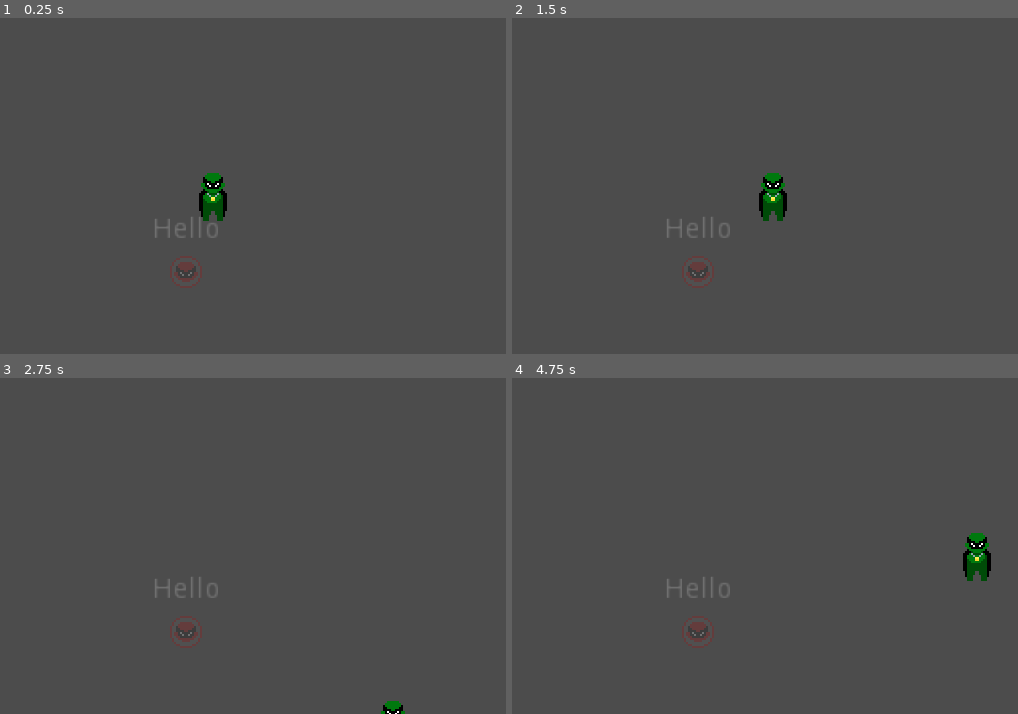
Above: before the commit, frames 1-4 (two rows, left to right).
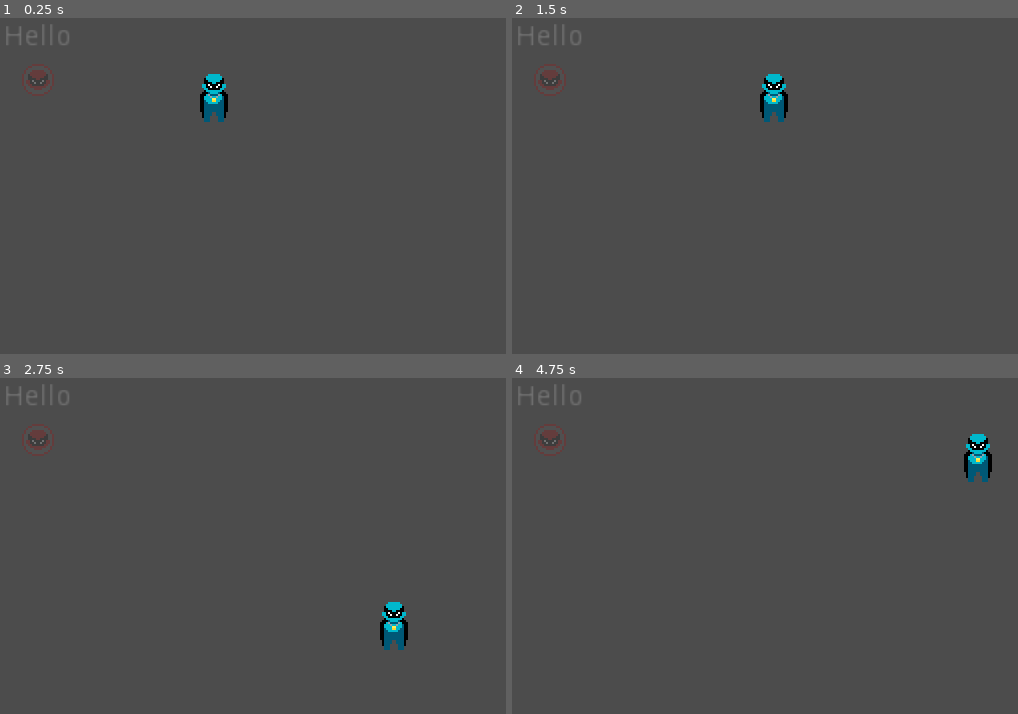
Above: after the commit, the same moments.

Repository: PiloucK/Godotproject
Game: Godot game, scene res://MainScene.tscn
Two runs of this game, one before a commit and one after it. Both use one fixed random seed, a clock stepped at 60 frames per second and the inputs below. The engine's default icon, where the game draws it, is replaced by a stand-in: a white triangle on a blue panel in a dark square.
Inputs (mouse positions are in pixels of both pictures, inside the frame that each line leads up to):
- Up to frame 1 (0.25 s): no input
- Up to frame 2 (1.5 s): click (outside the picture) at 0.52 s; tap Enter at 1.25 s; hold Right (ui_right) from 1.28 s (still down); hold Space (ui_select) from 1.28 s (still down)
- Up to frame 3 (2.75 s): release Right (ui_right) at 2.03 s; release Space (ui_select) at 2.03 s; hold Down (ui_down) from 2.03 s (still down); tap Space (ui_select) at 2.1, 2.27, 2.57 s
- Up to frame 4 (4.75 s): release Down (ui_down) at 2.78 s; hold Right (ui_right) 2.78-3.53 s; hold Space (ui_select) 2.78-3.53 s; hold Up (ui_up) 3.53-4.28 s; tap Space (ui_select) at 3.6, 3.77, 4.07, 4.25 s; hold Left (ui_left) from 4.28 s (still down); hold Space (ui_select) from 4.28 s (still down)

The runs differ from the first frame. In frame 1, 1.5% of the frame differs, in the area x 1-46%, y 2-77%; in frame 2, 1.5%; in frame 3, 1.0%; in frame 4, 1.5%.

Commit message:
floor trigger on player presence parsing who is on + argument passing through nodes

Diff:
--- /dev/null
+++ b/CanvasLayer.gd
@@ -0,0 +1,25 @@
+extends CanvasLayer
+
+var use_trigger = "none"
+var player
+
+func _ready():
+	for i in get_tree().get_nodes_in_group("TradeTriggers"):
+		i.connect("in_use_range", self, "_on_TradeTrigger_in_use_range")
+		i.connect("out_use_range", self, "_on_TradeTrigger_out_use_range")
+
+func _on_TradeTrigger_in_use_range(player_name):
+	player = player_name
+	var trade_icon = load("res://icon.png")
+	get_node("MapSceneControls/UseTrigger/TriggerIcon").set_texture(trade_icon)
+	use_trigger = "cooperate"
+
+func _on_TradeTrigger_out_use_range():
+	get_node("MapSceneControls/UseTrigger/TriggerIcon").texture = null
+	use_trigger = "none"
+
+func _input(event):
+	if event.is_action_pressed("cooperate"):
+		if use_trigger == "cooperate":
+			print("cooperate")
+			print(player)
--- a/MachineTrigger.gd
+++ /dev/null
@@ -1,9 +0,0 @@
-extends Area2D
-
-export var presence = false
-
-func _on_MachineTrigger_body_entered(PlayerCollision):
-	presence = true
-
-func _on_MachineTrigger_body_exited(body):
-	presence = false
--- a/MainScene.gd
+++ b/MainScene.gd
@@ -1,16 +1,6 @@
 extends Node2D
 
+var per_turn_income = 2
 
-# Declare member variables here. Examples:
-# var a = 2
-# var b = "text"
-
-
-# Called when the node enters the scene tree for the first time.
 func _ready():
-	pass # Replace with function body.
-
-
-# Called every frame. 'delta' is the elapsed time since the previous frame.
-#func _process(delta):
-#	pass
+	pass
--- a/MainScene.tscn
+++ b/MainScene.tscn
@@ -1,16 +1,42 @@
-[gd_scene load_steps=4 format=2]
+[gd_scene load_steps=5 format=2]
 
+[ext_resource path="res://CanvasLayer.gd" type="Script" id=1]
 [ext_resource path="res://MainScene.gd" type="Script" id=2]
-[ext_resource path="res://TriggerRed.tscn" type="PackedScene" id=3]
-[ext_resource path="res://PlayerGreen.tscn" type="PackedScene" id=4]
+[ext_resource path="res://triggers/TriggerRed.tscn" type="PackedScene" id=3]
+[ext_resource path="res://Player/PlayerBlue.tscn" type="PackedScene" id=4]
 
 [node name="MainScene" type="Node2D"]
 script = ExtResource( 2 )
 
+[node name="CanvasLayer" type="CanvasLayer" parent="."]
+script = ExtResource( 1 )
+
+[node name="MapSceneControls" type="Control" parent="CanvasLayer"]
+margin_right = 40.0
+margin_bottom = 40.0
+__meta__ = {
+"_edit_use_anchors_": false
+}
+
+[node name="UseTrigger" type="TextureButton" parent="CanvasLayer/MapSceneControls"]
+margin_right = 40.0
+margin_bottom = 40.0
+__meta__ = {
+"_edit_use_anchors_": false
+}
+
+[node name="TriggerIcon" type="TextureRect" parent="CanvasLayer/MapSceneControls/UseTrigger"]
+margin_left = 221.528
+margin_top = 94.4959
+margin_right = 349.528
+margin_bottom = 222.496
+__meta__ = {
+"_edit_use_anchors_": false
+}
+
+[node name="TriggerRed1" parent="." instance=ExtResource( 3 )]
+position = Vector2( 85.8745, 42.8498 )
+
 [node name="PlayerCollision" parent="." instance=ExtResource( 4 )]
-position = Vector2( 173.358, 101.698 )
-z_index = 0
-collision_layer = 1
-
-[node name="MachineTrigger" parent="." instance=ExtResource( 3 )]
-position = Vector2( 160.208, 139.17 )
+position = Vector2( 174.146, 52.1862 )
+[connection signal="pressed" from="CanvasLayer/MapSceneControls/UseTrigger" to="CanvasLayer" method="_on_UseTrigger_pressed"]
--- a/PlayerCollision.tscn
+++ b/Player/Player.tscn
@@ -5,10 +5,11 @@
 [sub_resource type="RectangleShape2D" id=1]
 extents = Vector2( 7, 12 )
 
-[node name="PlayerCollision" type="KinematicBody2D"]
+[node name="Player" type="KinematicBody2D"]
 position = Vector2( -0.0653687, 0 )
 z_index = 1
 collision_layer = 3
+collision_mask = 3
 script = ExtResource( 1 )
 __meta__ = {
 "_edit_group_": true
--- a/PlayerBlue.tscn
+++ b/Player/PlayerBlue.tscn
@@ -1,7 +1,9 @@
 [gd_scene load_steps=3 format=2]
 
 [ext_resource path="res://Sprites/blue_player.png" type="Texture" id=1]
-[ext_resource path="res://PlayerCollision.tscn" type="PackedScene" id=2]
+[ext_resource path="res://Player/Player.tscn" type="PackedScene" id=2]
+
+
 
 [node name="PlayerCollision" instance=ExtResource( 2 )]
 
--- a/Player/PlayerCollision.gd
+++ b/Player/PlayerCollision.gd
@@ -1,9 +1,8 @@
 extends KinematicBody2D
 
+var treasure = 10
+
 var velocity = Vector2.ZERO
-
-func _ready():
-	var total_coin = 10
 
 func _physics_process(delta):
 	var input_vector = Vector2.ZERO
--- a/PlayerGreen.tscn
+++ b/Player/PlayerGreen.tscn
@@ -1,7 +1,9 @@
 [gd_scene load_steps=3 format=2]
 
 [ext_resource path="res://Sprites/green_player.png" type="Texture" id=1]
-[ext_resource path="res://PlayerCollision.tscn" type="PackedScene" id=2]
+[ext_resource path="res://Player/Player.tscn" type="PackedScene" id=2]
+
+
 
 [node name="PlayerCollision" instance=ExtResource( 2 )]
 position = Vector2( -0.676767, -0.253787 )
--- a/PlayerPurple.tscn
+++ b/Player/PlayerPurple.tscn
@@ -1,7 +1,9 @@
 [gd_scene load_steps=3 format=2]
 
-[ext_resource path="res://PlayerCollision.tscn" type="PackedScene" id=1]
+[ext_resource path="res://Player/Player.tscn" type="PackedScene" id=1]
 [ext_resource path="res://Sprites/purple_player.png" type="Texture" id=2]
+
+
 
 [node name="PlayerCollision" instance=ExtResource( 1 )]
 
--- a/PlayerRed.tscn
+++ b/Player/PlayerRed.tscn
@@ -1,7 +1,9 @@
 [gd_scene load_steps=3 format=2]
 
-[ext_resource path="res://PlayerCollision.tscn" type="PackedScene" id=1]
+[ext_resource path="res://Player/Player.tscn" type="PackedScene" id=1]
 [ext_resource path="res://Sprites/red_player.png" type="Texture" id=2]
+
+
 
 [node name="PlayerCollision" instance=ExtResource( 1 )]
 
--- a/TriggerRed.gd
+++ /dev/null
@@ -1,12 +0,0 @@
-extends Area2D
-
-var total_coin
-
-func _ready():
-	total_coin = 10
-
-func _process(delta):
-	if Input.is_action_pressed("ui_select"):
-		if  total_coin > 0:
-			total_coin -= 1
-		print(total_coin)
--- a/TriggerRed.tscn
+++ /dev/null
@@ -1,20 +0,0 @@
-[gd_scene load_steps=5 format=2]
-
-[ext_resource path="res://MachineTrigger.tscn" type="PackedScene" id=1]
-[ext_resource path="res://Sprites/red_pp.png" type="Texture" id=2]
-[ext_resource path="res://TriggerRed.gd" type="Script" id=3]
-
-[sub_resource type="CircleShape2D" id=1]
-radius = 9.693
-
-[node name="MachineTrigger" instance=ExtResource( 1 )]
-script = ExtResource( 3 )
-
-[node name="CollisionShape2D" parent="." index="0"]
-shape = SubResource( 1 )
-
-[node name="Label" parent="." index="1"]
-percent_visible = 1.0
-
-[node name="red_pp" type="Sprite" parent="." index="2"]
-texture = ExtResource( 2 )
--- a/project.godot
+++ b/project.godot
@@ -23,8 +23,8 @@
 
 window/size/width=320
 window/size/height=180
-window/size/test_width=1920
-window/size/test_height=1080
+window/size/test_width=640
+window/size/test_height=360
 window/stretch/mode="2d"
 
 [importer_defaults]
@@ -50,6 +50,14 @@
 "svg/scale": 1.0
 }
 
+[input]
+
+cooperate={
+"deadzone": 0.5,
+"events": [ Object(InputEventKey,"resource_local_to_scene":false,"resource_name":"","device":0,"alt":false,"shift":false,"control":false,"meta":false,"command":false,"pressed":false,"scancode":32,"unicode":0,"echo":false,"script":null)
+ ]
+}
+
 [layer_names]
 
 2d_render/layer_1="walls"
--- a/MachineTrigger.tscn
+++ b/triggers/MachineTrigger.tscn
@@ -1,16 +1,16 @@
-[gd_scene load_steps=3 format=2]
-
-[ext_resource path="res://MachineTrigger.gd" type="Script" id=2]
+[gd_scene load_steps=2 format=2]
 
 [sub_resource type="RectangleShape2D" id=1]
 extents = Vector2( 12.7188, 12.7556 )
 
-[node name="MachineTrigger" type="Area2D"]
+[node name="MachineTrigger" type="Area2D" groups=[
+"TradeTriggers",
+]]
 modulate = Color( 1, 1, 1, 0.203922 )
 position = Vector2( 0.065136, -0.065136 )
 z_index = -1
-collision_layer = 4
-script = ExtResource( 2 )
+collision_layer = 2
+collision_mask = 2
 
 [node name="CollisionShape2D" type="CollisionShape2D" parent="."]
 shape = SubResource( 1 )
@@ -23,7 +23,6 @@
 text = "Hello"
 align = 1
 valign = 1
-percent_visible = -0.2
 __meta__ = {
 "_edit_group_": true,
 "_edit_use_anchors_": false
--- /dev/null
+++ b/triggers/TriggerRed.gd
@@ -0,0 +1,11 @@
+extends Area2D
+
+signal in_use_range(player_color)
+signal out_use_range
+
+func _on_MachineTrigger_body_entered(PlayerCollision):
+	var player_color = get_name()
+	emit_signal("in_use_range", player_color)
+
+func _on_MachineTrigger_body_exited(PlayerCollision):
+	emit_signal("out_use_range")
--- /dev/null
+++ b/triggers/TriggerRed.tscn
@@ -0,0 +1,17 @@
+[gd_scene load_steps=5 format=2]
+
+[ext_resource path="res://Sprites/red_pp.png" type="Texture" id=1]
+[ext_resource path="res://triggers/MachineTrigger.tscn" type="PackedScene" id=2]
+[ext_resource path="res://triggers/TriggerRed.gd" type="Script" id=3]
+
+[sub_resource type="CircleShape2D" id=1]
+radius = 9.693
+
+[node name="MachineTrigger" instance=ExtResource( 2 )]
+script = ExtResource( 3 )
+
+[node name="CollisionShape2D" parent="." index="0"]
+shape = SubResource( 1 )
+
+[node name="red_pp" type="Sprite" parent="." index="2"]
+texture = ExtResource( 1 )
